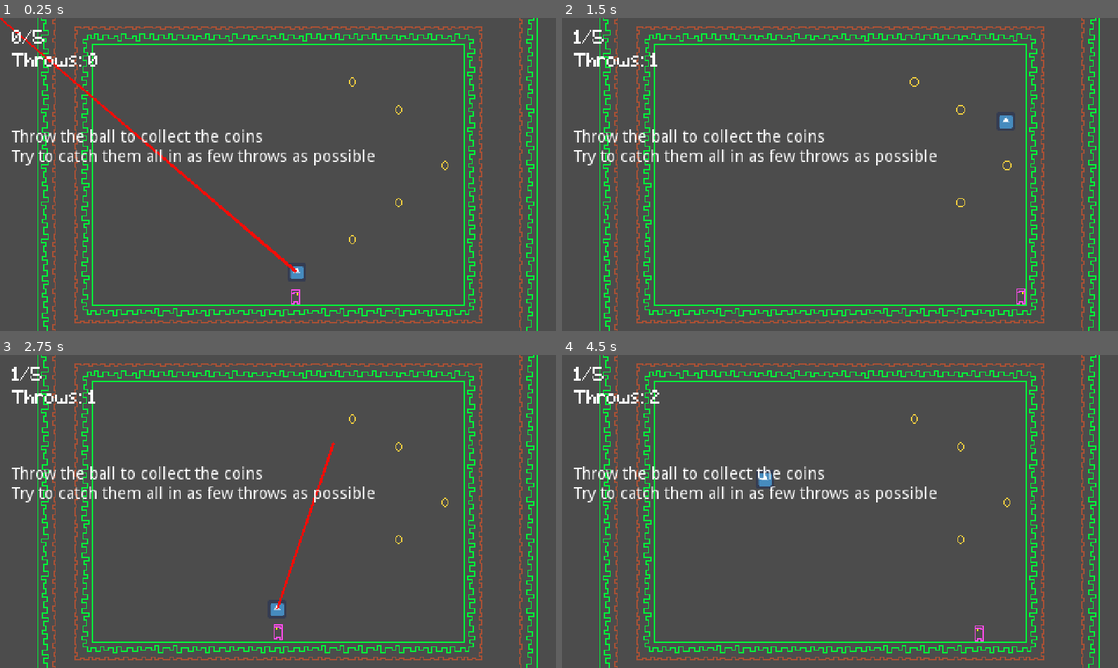
Above: before the commit, frames 1-4 (two rows, left to right).
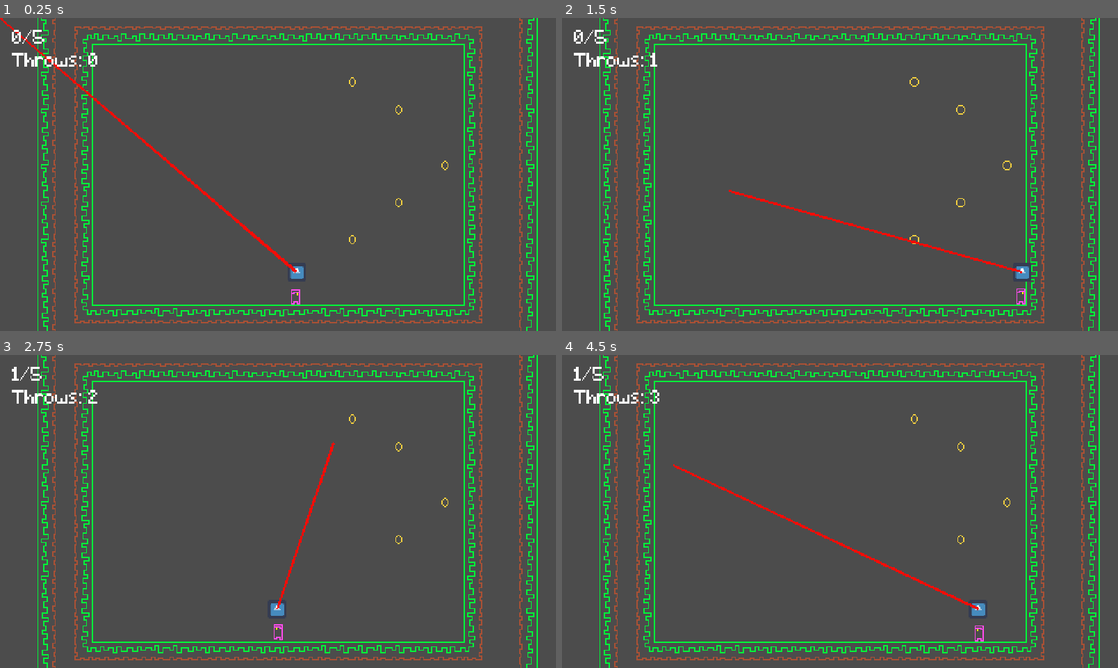
Above: after the commit, the same moments.

Repository: kmatt10/ret_plat_tut
Game: Godot game, scene res://levels/Level00.tscn
Two runs of this game, one before a commit and one after it. Both use one fixed random seed, a clock stepped at 60 frames per second and the inputs below. The engine's default icon, where the game draws it, is replaced by a stand-in: a white triangle on a blue panel in a dark square. Sound files missing from this copy of the repository are replaced by a short silence.
Inputs (mouse positions are in pixels of both pictures, inside the frame that each line leads up to):
- Up to frame 1 (0.25 s): no input
- Up to frame 2 (1.5 s): tap Enter (confirm) at 0.5 s; move the mouse to (962, 158) at 0.52 s; hold D (move_right) from 0.53 s (still down); tap Space (throw) at 0.6 s; tap W (jump) at 0.77 s; tap C (catch, bound only after the commit) at 0.8, 1.35 s; move the mouse to (728, 190) at 1.27 s
- Up to frame 3 (2.75 s): tap W (jump) at 1.52 s; tap Space (throw) at 1.55 s; move the mouse to (333, 442) at 2.02 s; release D (move_right) at 2.03 s; hold A (move_left) from 2.03 s (still down); hold Left (aim_left) from 2.03 s (still down); tap C (catch, bound only after the commit) at 2.3 s
- Up to frame 4 (4.5 s): move the mouse to (812, 574) at 2.77 s; release A (move_left) at 2.78 s; release Left (aim_left) at 2.78 s; hold D (move_right) 2.78-4.28 s; tap Right (aim_right) at 2.85 s; tap W (jump) at 3.02, 3.77 s; tap Space (throw) at 3.05 s; move the mouse to (1006, 558) at 3.52 s; hold Up (aim_up) 3.53-4.28 s; tap C (catch, bound only after the commit) at 3.8 s; move the mouse to (673, 464) at 4.27 s; hold A (move_left) from 4.28 s (still down); tap Enter (confirm) at 4.35 s

The runs differ from the first frame. In frame 1, 1.7% of the frame differs, in the area x 2-68%, y 35-48%; in frame 2, 2.4%, in the area x 2-85%, y 3-85%; in frame 3, 1.7%; in frame 4, 2.3%.

Commit message:
reflect mechanics
Added ability to 'reflect' the ball after it has bounced off of a wall at least once

Diff:
--- a/levels/Level00-1.tscn
+++ b/levels/Level00-1.tscn
@@ -226,22 +226,22 @@
 position = Vector2( 176, 216 )
 
 [node name="Coin" parent="." instance=ExtResource( 3 )]
-position = Vector2( 216, 208 )
+position = Vector2( 216, 200 )
 
 [node name="Coin2" parent="." instance=ExtResource( 3 )]
-position = Vector2( 256, 208 )
+position = Vector2( 256, 200 )
 
 [node name="Coin6" parent="." instance=ExtResource( 3 )]
-position = Vector2( 304, 208 )
+position = Vector2( 304, 200 )
 
 [node name="Coin3" parent="." instance=ExtResource( 3 )]
-position = Vector2( 16, 208 )
+position = Vector2( 16, 200 )
 
 [node name="Coin4" parent="." instance=ExtResource( 3 )]
-position = Vector2( 72, 208 )
+position = Vector2( 72, 200 )
 
 [node name="Coin5" parent="." instance=ExtResource( 3 )]
-position = Vector2( 128, 208 )
+position = Vector2( 128, 200 )
 
 [node name="CanvasLayer" type="CanvasLayer" parent="."]
 visible = false
--- a/levels/Level00-2.tscn
+++ b/levels/Level00-2.tscn
@@ -220,16 +220,13 @@
 tile_set = SubResource( 1 )
 cell_size = Vector2( 16, 16 )
 format = 1
-tile_data = PoolIntArray( -131075, 0, 0, -131074, 0, 3, -131 …(1861 unchanged characters)… 27678, 0, 65539, 327679, 0, 131076, 262166, 0, 65536, 262167, 0, 131076, 393213, 0, 65536, 393214, 0, 65539, 393215, 0, 131076, 327702, 0, 196608, 327703, 0, 196612, 458749, 0, 196608, 458750, 0, 65539, 458751, 0, 131076, 393238, 0, 65536, 393239, 0, 196612, 524285, 0, 65536, 524286, 0, 65539, 524287, 0, 196612, 458774, 0, 196608, 458775, 0, 65540, 589821, 0, 196608, 589822, 0, 65539, 589823, 0, 131076, 524310, 0, 65536, 524311, 0, 196612, 655357, 0, 65536, 655358, 0, 65539, 655359, 0, 196612, 589843, 0, 0, 589844, 0, 3, 589845, 0, …(2110 unchanged characters)…
+tile_data = PoolIntArray( -131075, 0, 0, -131074, 0, 3, -131 …(1861 unchanged characters)… 27678, 0, 65539, 327679, 0, 131076, 262147, 0, 0, 262148, 0, 4, 262166, 0, 65536, 262167, 0, 131076, 393213, 0, 65536, 393214, 0, 65539, 393215, 0, 131076, 327683, 0, 131072, 327684, 0, 65540, 327702, 0, 196608, 327703, 0, 196612, 458749, 0, 196608, 458750, 0, 65539, 458751, 0, 131076, 393219, 0, 196608, 393220, 0, 65540, 393238, 0, 65536, 393239, 0, 196612, 524285, 0, 65536, 524286, 0, 65539, 524287, 0, 196612, 458755, 0, 131072, 458756, 0, 65540, 458774, 0, 196608, 458775, 0, 65540, 589821, 0, 196608, 589822, 0, 65539, 589823, 0, 131076, 524291, 0, 65536, 524292, 0, 196612, 524310, 0, 65536, 524311, 0, 196612, 655357, 0, 65536, 655358, 0, 65539, 655359, 0, 196612, 589827, 0, 262144, 589828, 0, 262148, 589843, 0, 0, 589844, 0, 3, 589845, 0, …(2110 unchanged characters)…
 
 [node name="Player" parent="." instance=ExtResource( 2 )]
 position = Vector2( 176, 216 )
 
 [node name="Coin" parent="." instance=ExtResource( 3 )]
 position = Vector2( 335, 57 )
-
-[node name="Coin2" parent="." instance=ExtResource( 3 )]
-position = Vector2( 200, 216 )
 
 [node name="CanvasLayer" type="CanvasLayer" parent="."]
 
--- a/levels/Level00.gd
+++ b/levels/Level00.gd
@@ -5,5 +5,4 @@
 
 
 func _ready():
-	tip_text.text = """Throw the ball to collect the coins
-	Try to catch them all in as few throws as possible"""
+	tip_text.text = """"""
--- a/player/Ball.gd
+++ b/player/Ball.gd
@@ -5,6 +5,7 @@
 # var a = 2
 # var b = "text"
 var ball_speed = 200
+var can_flip = false
 enum BallState  { FREE, CAUGHT }
 
 export (BallState) var ball_state = BallState.CAUGHT
@@ -30,7 +31,13 @@
 func set_caught():
 	ball_hitbox.set_deferred("disabled",true)
 	catch_hitbox.set_deferred("disabled",true)
+	can_flip = false
 	ball_state = BallState.CAUGHT
+
+func flip_velocity():
+	if can_flip:
+		velocity.x = velocity.x * -1
+		can_flip = false
 
 # Called when the node enters the scene tree for the first time.
 func _ready():
@@ -47,6 +54,9 @@
 					set_caught()
 			elif collision.collider.name == "Coin":
 				pass
+			elif collision.collider.name == "TileMap":
+				can_flip = true
+				can_collide_w_player = true
 			else:
 				can_collide_w_player = true
 			velocity = velocity.bounce(collision.normal)
--- a/player/Player.gd
+++ b/player/Player.gd
@@ -42,7 +42,10 @@
 			ball_obj.set_free()
 			Events.emit_signal("ball_thrown")
 		else:
-			ball_obj.set_caught()
+			ball_obj.flip_velocity()
+
+	if Input.is_action_just_pressed("catch"):
+		ball_obj.set_caught()
 
 	# apply gravity
 	# player always has downward velocity
--- a/player/Player.tscn
+++ b/player/Player.tscn
@@ -54,7 +54,6 @@
 
 [node name="Player" type="KinematicBody2D"]
 script = ExtResource( 1 )
-acceleration = 70
 
 [node name="AnimatedSprite" type="AnimatedSprite" parent="."]
 frames = SubResource( 8 )
--- a/project.godot
+++ b/project.godot
@@ -103,6 +103,11 @@
 "events": [ Object(InputEventKey,"resource_local_to_scene":false,"resource_name":"","device":0,"alt":false,"shift":false,"control":false,"meta":false,"command":false,"pressed":false,"scancode":82,"physical_scancode":0,"unicode":0,"echo":false,"script":null)
  ]
 }
+catch={
+"deadzone": 0.5,
+"events": [ Object(InputEventKey,"resource_local_to_scene":false,"resource_name":"","device":0,"alt":false,"shift":false,"control":false,"meta":false,"command":false,"pressed":false,"scancode":0,"physical_scancode":67,"unicode":0,"echo":false,"script":null)
+ ]
+}
 
 [physics]
 
